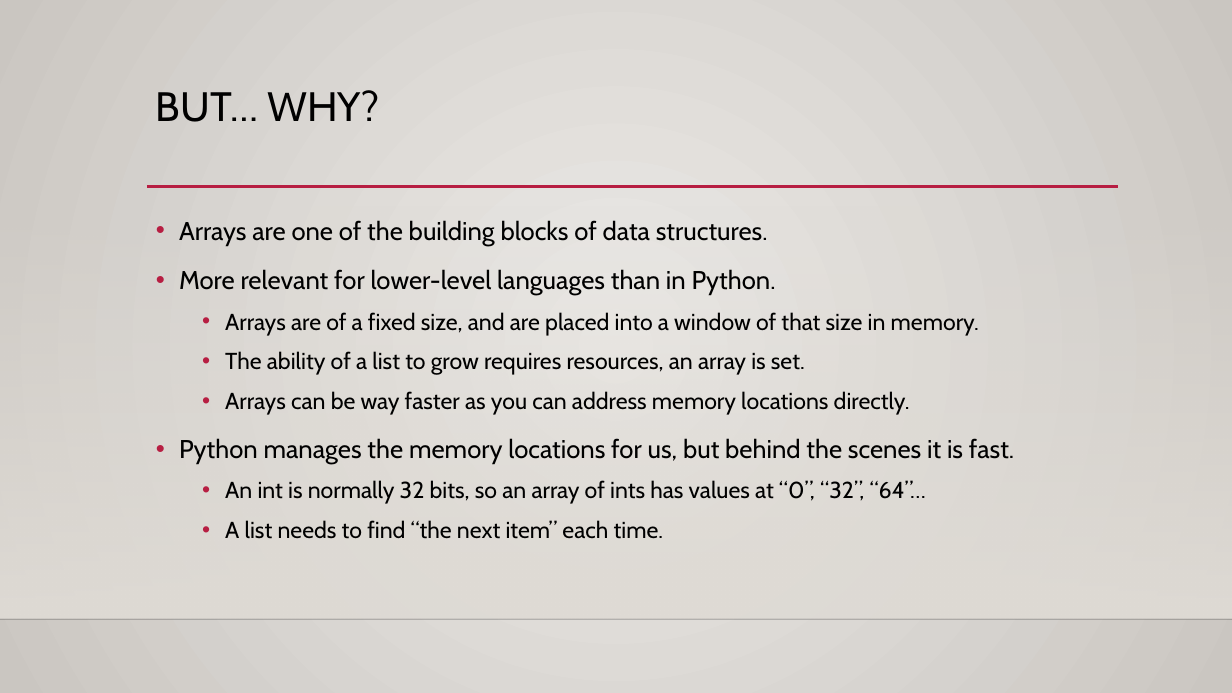
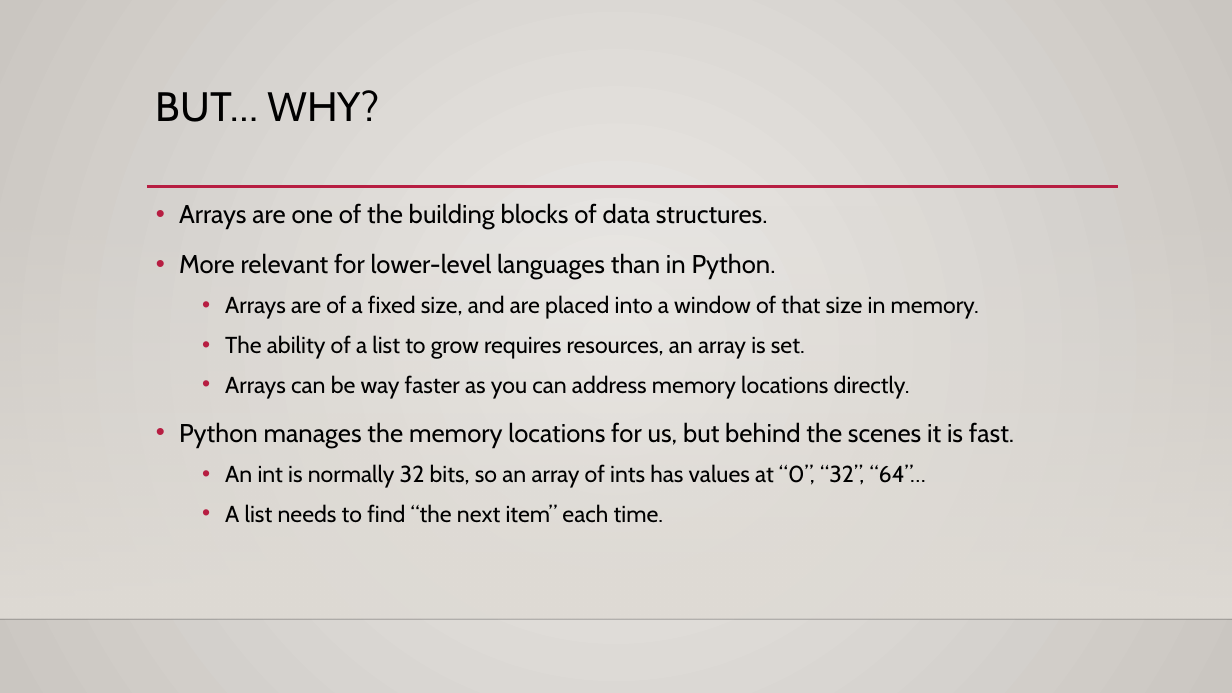
Before and after one commit to okohnkay/Programming_Basics_for_ML, a slide deck: slide 4 of course_material/slides/013_arrays.pptx (slide 3 before the commit). Drawn at 1232x693 pixels with LibreOffice and Linux fonts; fonts in the diff are those of the drawing; background and template pictures are left out. Boxes give left, top, right and bottom in pixels: in the first picture for what was removed or moved away, otherwise in the second. Text is boxed around its words. In the diff, an @@ line names an element or a change of style, - is before the commit and + after.

```diff
--- a/course_material/slides/013_arrays.pptx
+++ b/course_material/slides/013_arrays.pptx
@@ text "Arrays are one of the ...": place and size @@
-text "Arrays are one of the ..." at [179,220,1014,539]
+text "Arrays are one of the ..." at [179,203,1014,523]
```
Also in this commit, not shown: 3 other slides changed, 3 slides added.
